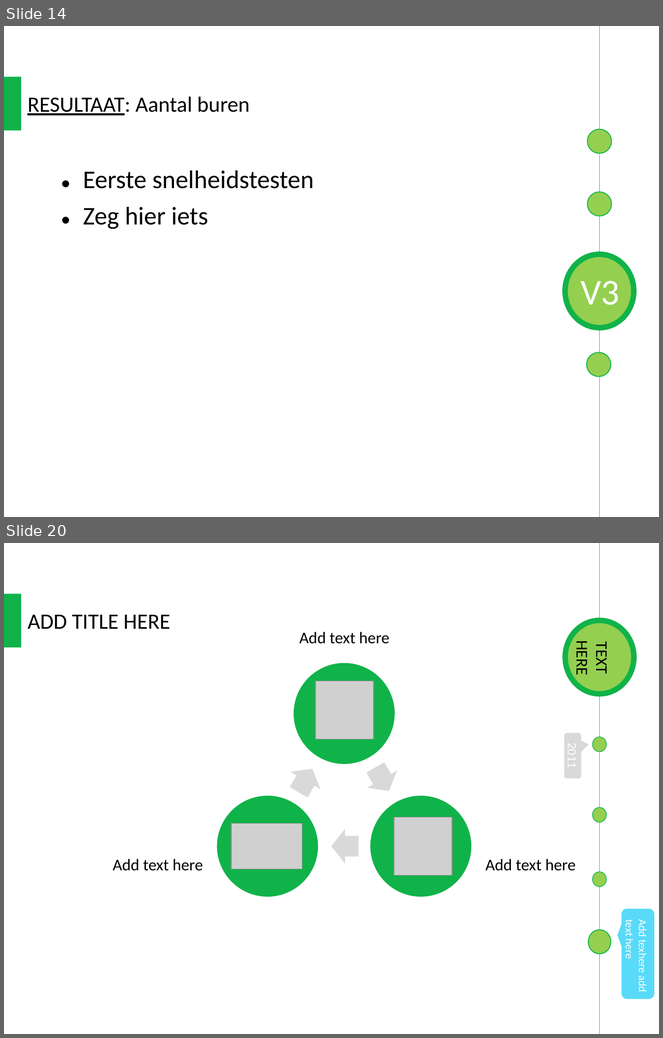
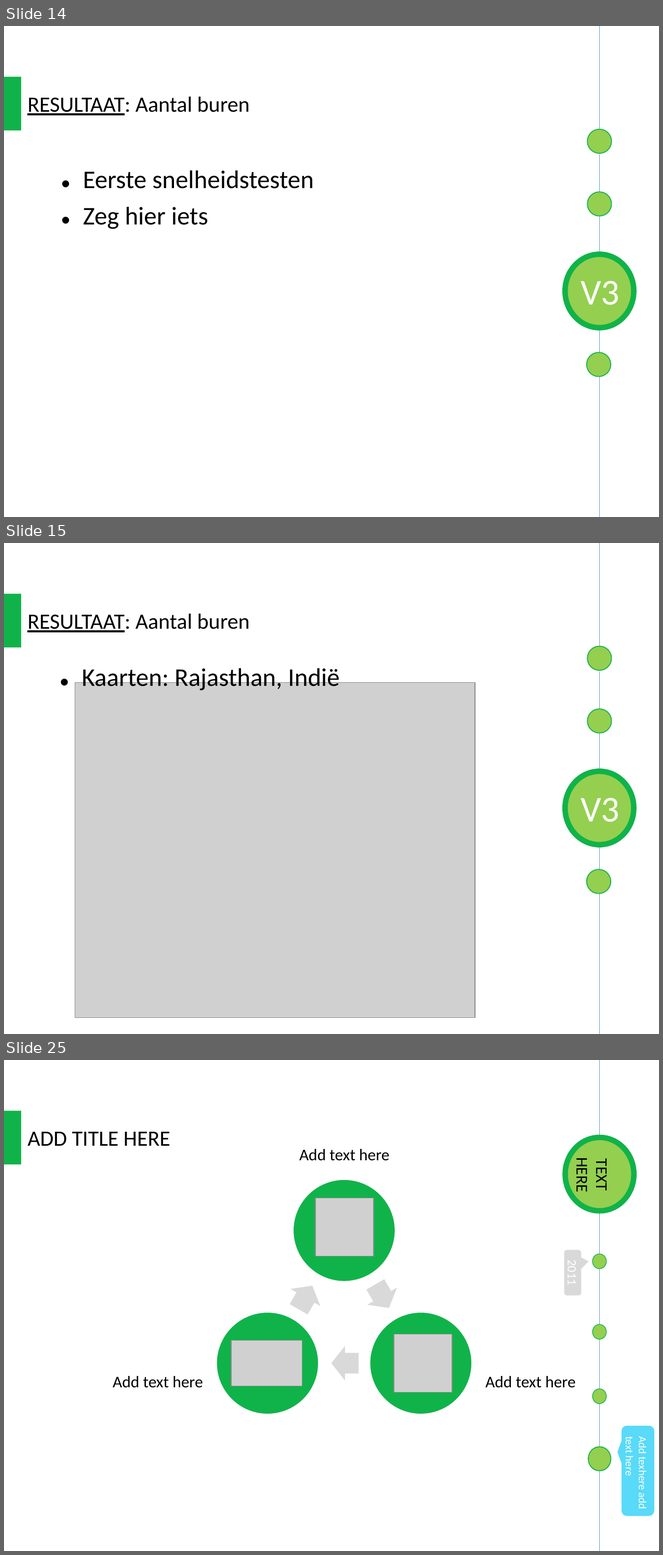
Before and after one commit to kimdebie/Heuristieken-Kaartkleuren, a slide deck: Presentaties/Final/TestDesign v01/8dec.pptx. Shown one above the other, each under a label of ours: slides 14 and 20 before the commit, slides 14, 15 and 25 after it; the slides between them are not shown. The pictures are 663x1038 and 663x1555 pixels, drawn with LibreOffice and Linux fonts; fonts in the diff are those of the drawing; grey boxes stand for pictures. Boxes give left, top, right and bottom in pixels: in the first picture for what was removed or moved away, otherwise in the second. Text is boxed around its words. In the diff, an @@ line names an element or a change of style, - is before the commit and + after.

```diff
--- a/Presentaties/Final/TestDesign v01/8dec.pptx
+++ b/Presentaties/Final/TestDesign v01/8dec.pptx
@@ slide 15 added at bbox=[4, 543, 659, 1034], background #FFFFFF @@
@@ rectangle added at bbox=[4, 593, 21, 647], fill #10B349 @@
@@ text added at bbox=[27, 613, 250, 632], 24 pt, text #000000 @@
+RESULTAAT: Aantal buren
@@ ellipse added at bbox=[588, 646, 612, 671], fill #94CF50, outline #10B349 1 pt @@
@@ group added at bbox=[591, 543, 609, 1034]: 2 ellipses, 1 line, 1 text @@
+1
@@ text added at bbox=[82, 665, 339, 691], 28 pt, text #000000 @@
+• Kaarten: Rajasthan, Indië
@@ picture added at bbox=[75, 682, 475, 1018] @@
@@ ellipse added at bbox=[588, 709, 612, 733], fill #94CF50, outline #10B349 1 pt @@
@@ ellipse added at bbox=[565, 771, 634, 845], fill #94CF50, outline #10B349 6 pt @@
@@ text added at bbox=[581, 798, 620, 822], 40 pt, text #FFFFFF @@
+V3
@@ ellipse added at bbox=[586, 803, 611, 827], fill #94CF50, outline #10B349 1 pt @@
@@ ellipse added at bbox=[586, 870, 611, 894], fill #94CF50, outline #10B349 1 pt @@
@@ what was slide 20 is now slide 25 @@
```
Also in this commit, not shown: 5 slides changed, 4 other slides added.
